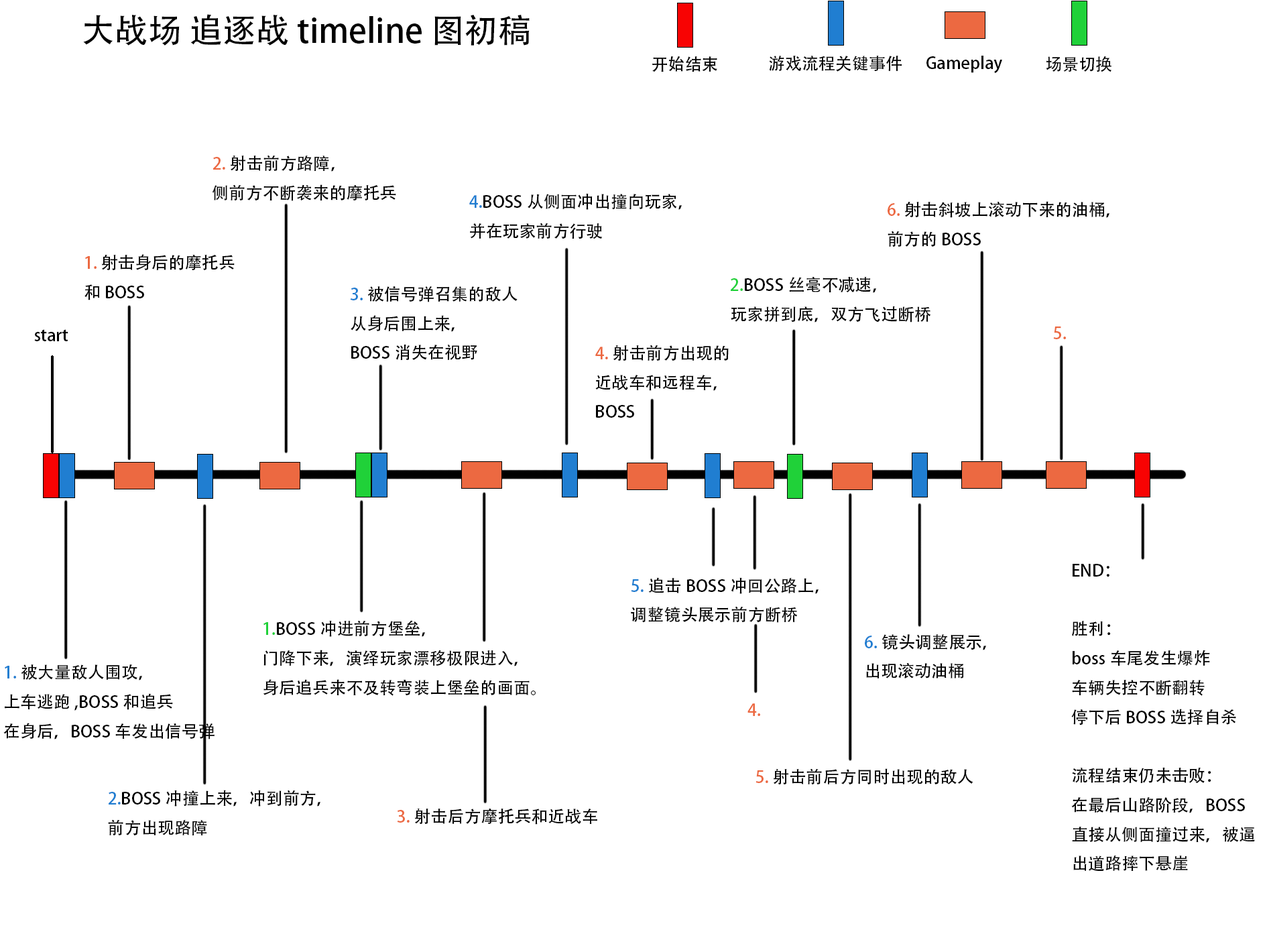
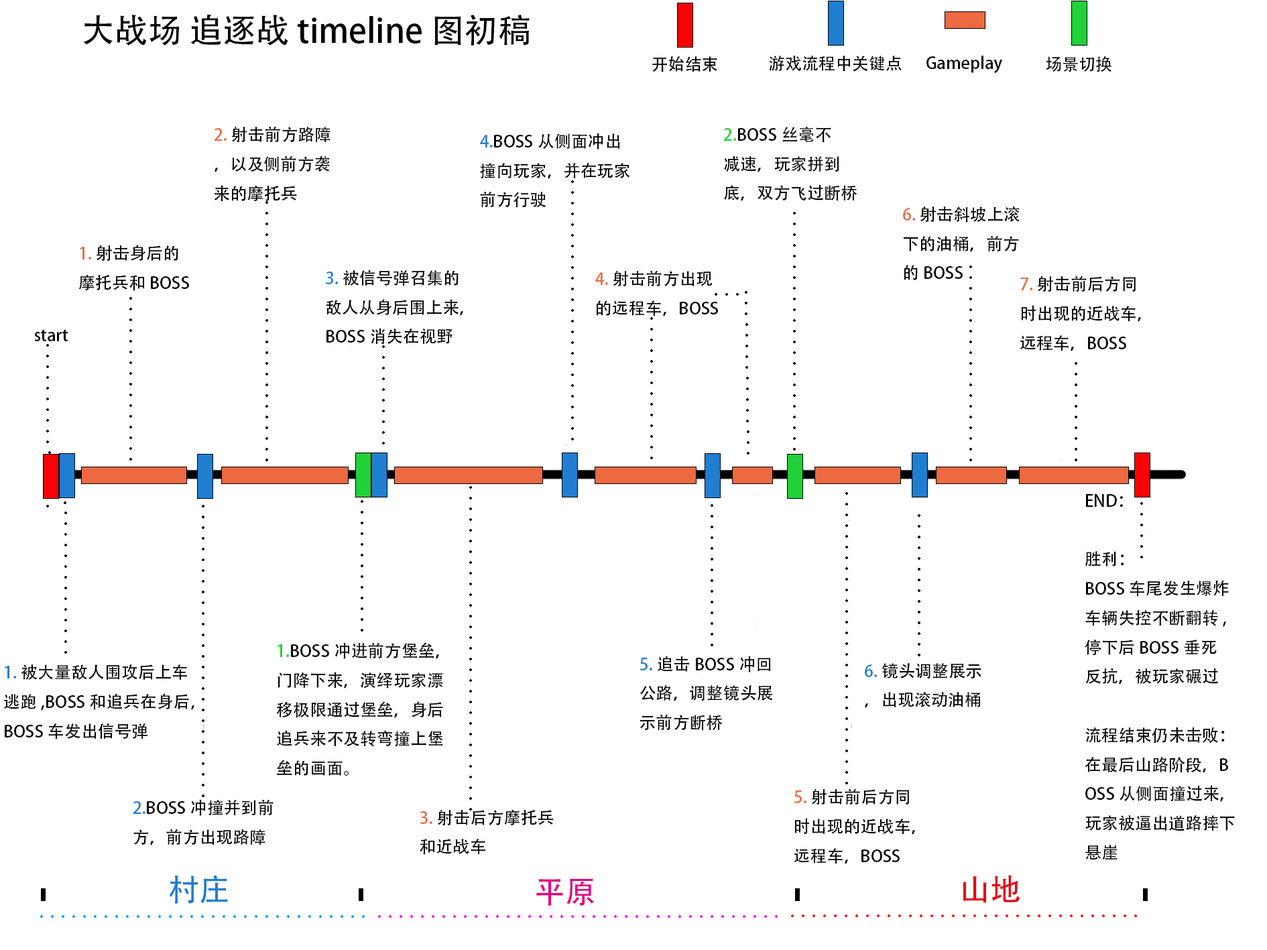
Layered file, before and after one edit (1267px x 950px). Changes by layer:
renamed "5." to "7.射击前后方同 时出现的近战车， 远程车，BOSS", moved it above "矩形 10", painted on it over [1019, 275, 1141, 352]
renamed "6.射击斜坡上滚动下来的油桶， 前方的BOSS" to "6.射击斜坡上滚 下的油桶，前方 的BOSS", painted on it over [887, 201, 1110, 281]
renamed "6.镜头调整展示， 出现滚动油桶" to "6.镜头调整展示 ，出现滚动油桶", painted on it over [864, 634, 987, 708]
renamed "2.BOSS丝毫不减速， 玩家拼到底，双方飞过断桥" to "2.BOSS丝毫不 减速，玩家拼到 底，双方飞过断桥", painted on it over [723, 126, 931, 323]
renamed "5.追击BOSS冲回公路上， 调整镜头展示前方断桥" to "5.追击BOSS冲回 公路，调整镜头展 示前方断桥", painted on it over [630, 577, 819, 731]
renamed "2.BOSS冲撞上来，冲到前方， 前方出现路障" to "2.BOSS冲撞并到前 方，前方出现路障", painted on it over [107, 789, 321, 846]
renamed "1.BOSS冲进前方堡垒， 门降下来，演绎玩家漂移极限进入， 身后追兵来不及转弯装上堡垒的画面。" to "1.BOSS冲进前方堡垒， 门降下来，演绎玩家漂 移极限通过堡垒，身后 追兵来不及转弯撞上堡 垒的画面。", painted on it over [262, 620, 536, 776]
renamed "1.射击身后的摩托兵 和BOSS" to "1.射击身后的 摩托兵和BOSS", painted on it over [78, 244, 235, 301]
renamed "2.射击前方路障， 侧前方不断袭来的摩托兵" to "2.射击前方路障 ，以及侧前方袭 来的摩托兵", painted on it over [211, 126, 397, 202]
renamed "3.射击后方摩托兵和近战车" to "3.射击后方摩托兵 和近战车", painted on it over [396, 808, 598, 855]
renamed "4.射击前方出现的 近战车和远程车， BOSS" to "4.射击前方出现 的远程车，BOSS", painted on it over [595, 270, 729, 418]
renamed "5.射击前后方同时出现的敌人" to "5.射击前后方同 时出现的近战车， 远程车，BOSS", painted on it over [755, 768, 974, 865]
renamed "3.被信号弹召集的敌人 从身后围上来， BOSS消失在视野" to "3.被信号弹召集的 敌人从身后围上来， BOSS消失在视野", painted on it over [325, 270, 518, 360]
renamed "1.被大量敌人围攻， 上车逃跑,BOSS和追兵 在身后，BOSS车发出信号弹" to "1.被大量敌人围攻后上车 逃跑,BOSS和追兵在身后， BOSS车发出信号弹", painted on it over [3, 664, 215, 740]
renamed "END： 胜利： boss车尾发生爆炸 车辆失控不断翻转 停下后BOSS选择自杀 流程结束仍未击败： 在最后山路阶段，B" to "END： 胜利： BOSS车尾发生爆炸 车辆失控不断翻转, 停下后BOSS垂死 反抗，被玩家碾过 流程结束仍未击败： 在", painted on it over [1071, 494, 1255, 871]
renamed "4.BOSS从侧面冲出撞向玩家， 并在玩家前方行驶" to "4.BOSS从侧面冲出 撞向玩家，并在玩家 前方行驶", painted on it over [469, 132, 682, 240]
painted on "背景" over [40, 180, 1145, 918]
…and 19 more changes (7 added, 11 painted, 1 removed, 8 renamed, 8 stack)
